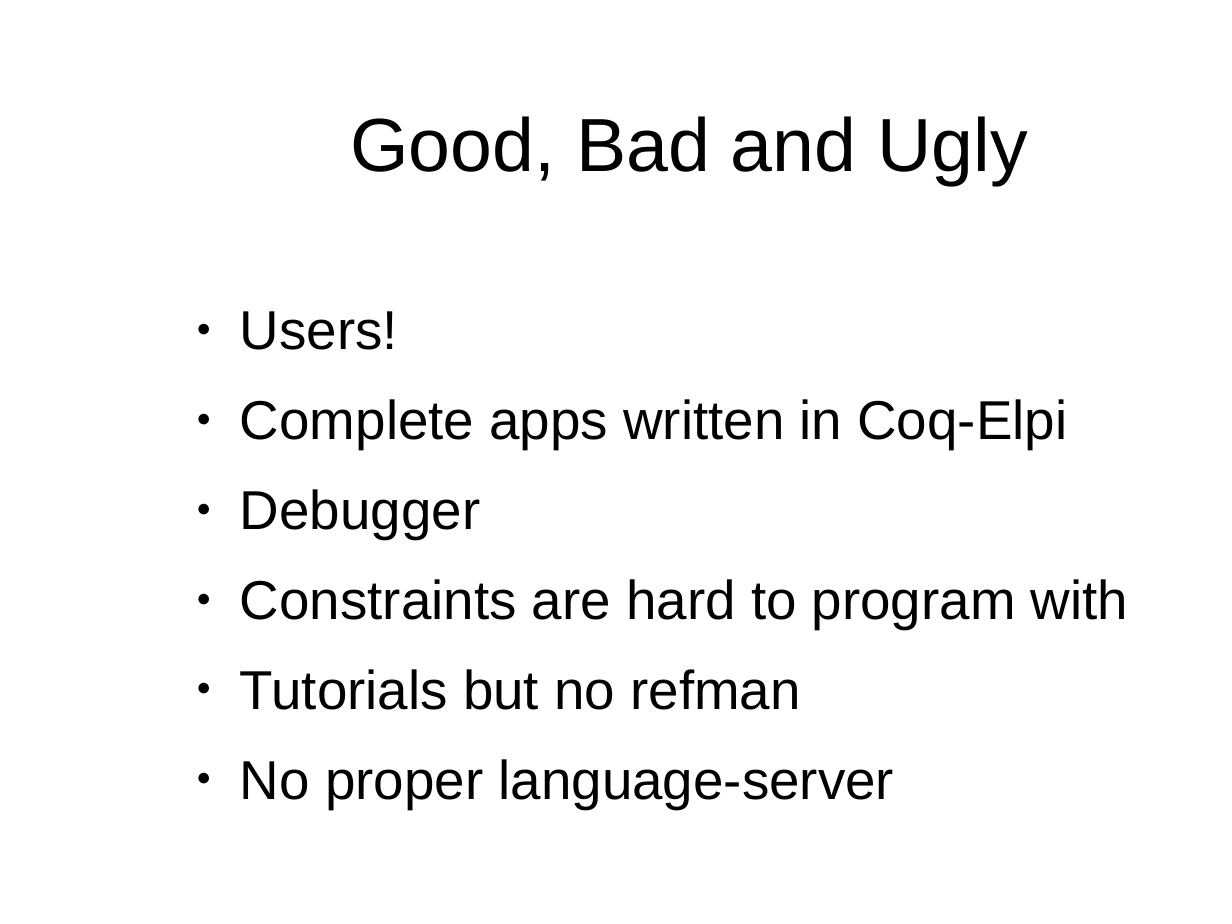
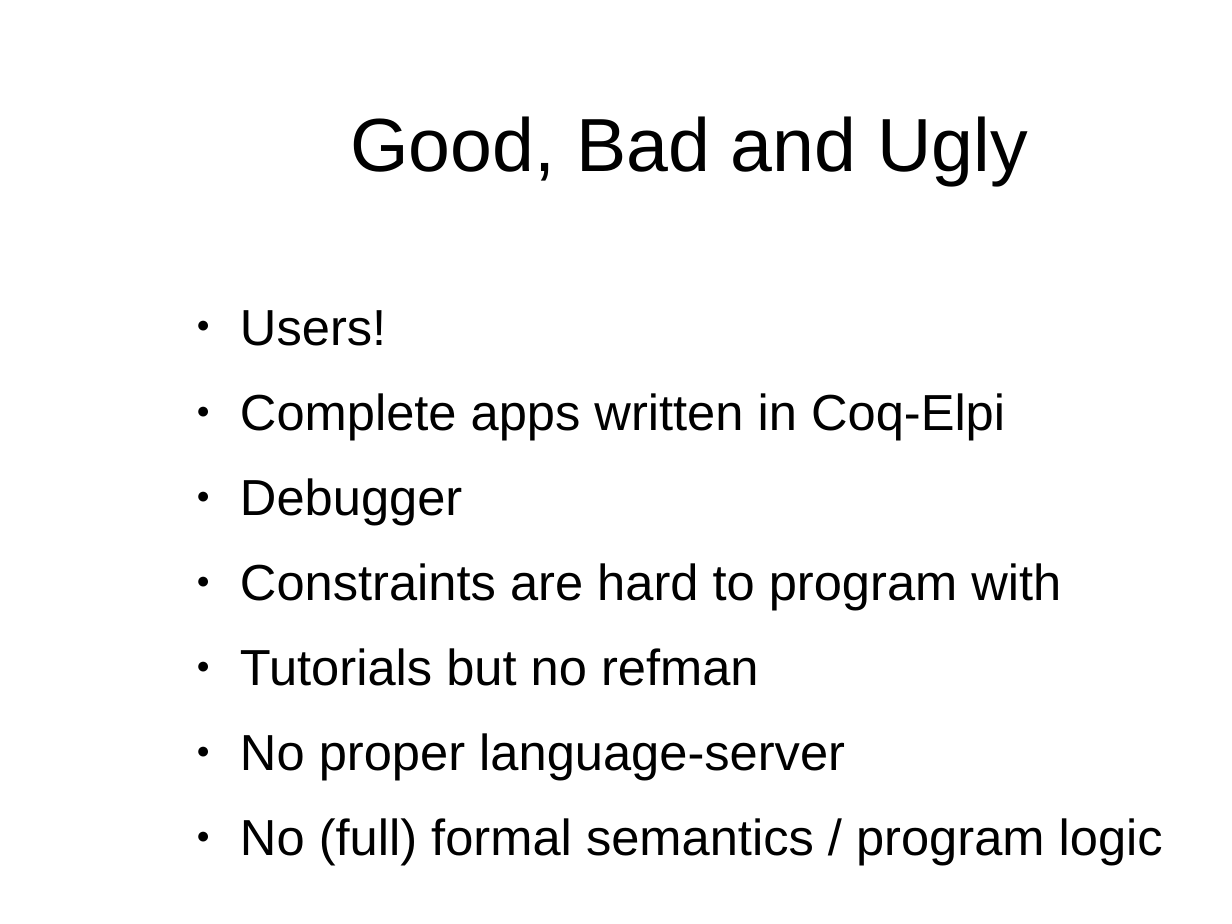
Before and after one commit to gares/demo-nantes-20-12-2023, a slide deck: slide 39 of slides.odp. Drawn at 1232x924 pixels with LibreOffice and Linux fonts; fonts in the diff are those of the drawing; background and template pictures are left out. Boxes give left, top, right and bottom in pixels: in the first picture for what was removed or moved away, otherwise in the second. Text is boxed around its words. In the diff, an @@ line names an element or a change of style, - is before the commit and + after.

```diff
--- a/slides.odp
+++ b/slides.odp
@@ text at box(240, 310, 1061, 781): size 32 to 29.6 pt in "Users!", "Complete apps written in Coq-Elpi", "Debugger", "Constraints are hard to program with" and 2 more places @@
@@ text at box(240, 818, 1163, 866): paragraph added @@
+● No (full) formal semantics / program logic
```
Also in this commit, not shown: 39 other slides changed, 1 slide added, 5 other files.
